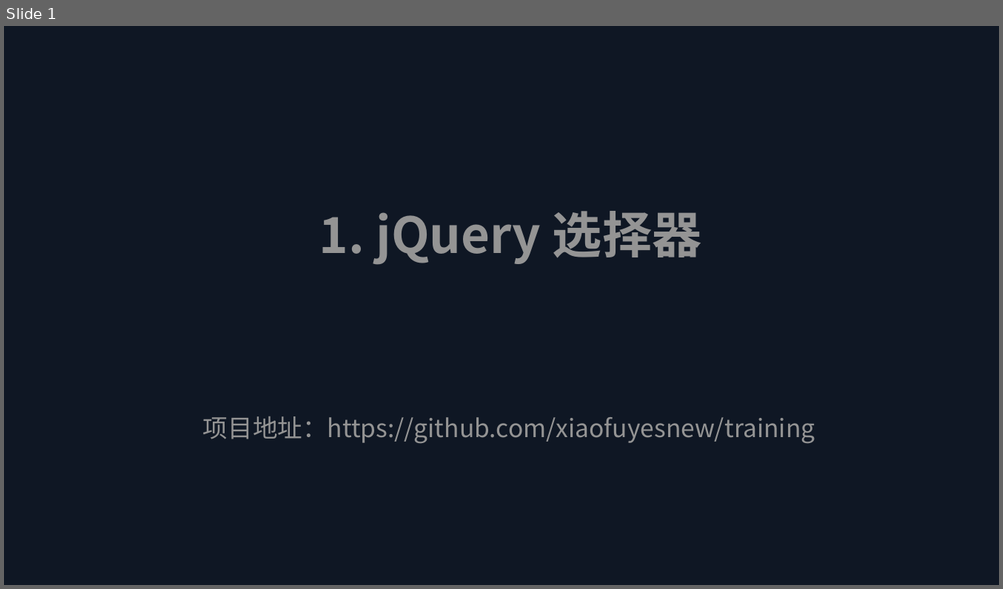
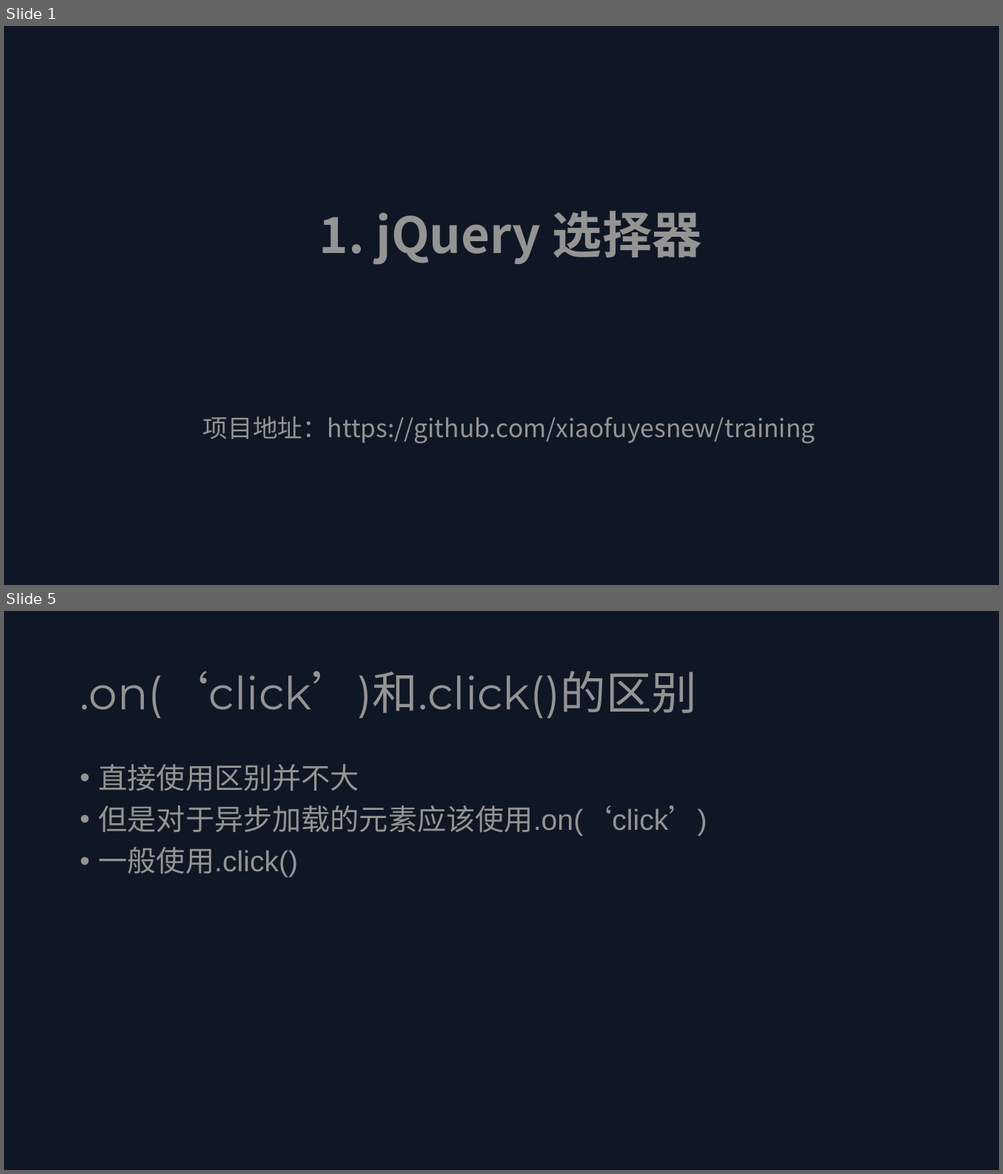
Before and after one commit to xiaofuyesnew/training, a slide deck: 1/jQuery选择器.pptx. Shown one above the other, each under a label of ours: slide 1 before the commit, slides 1 and 5 after it; the slides between them are not shown. The pictures are 1003x589 and 1003x1174 pixels, drawn with LibreOffice and Linux fonts; fonts in the diff are those of the drawing. Boxes give left, top, right and bottom in pixels: in the first picture for what was removed or moved away, otherwise in the second. Text is boxed around its words. In the diff, an @@ line names an element or a change of style, - is before the commit and + after.

```diff
--- a/1/jQuery选择器.pptx
+++ b/1/jQuery选择器.pptx
@@ slide 5 added at [4, 611, 999, 1170], background gradient #0F1724 @@
@@ title added at [79, 671, 697, 718], 44 pt, text #949494 @@
+.on(‘click’)和.click()的区别
@@ text added at [99, 764, 707, 877], 28 pt, text #949494 @@
+• 直接使用区别并不大
+• 但是对于异步加载的元素应该使用.on(‘click’)
+• 一般使用.click()
```
Also in this commit, not shown: 2 slides changed, 4 other slides added, 2 other files.
